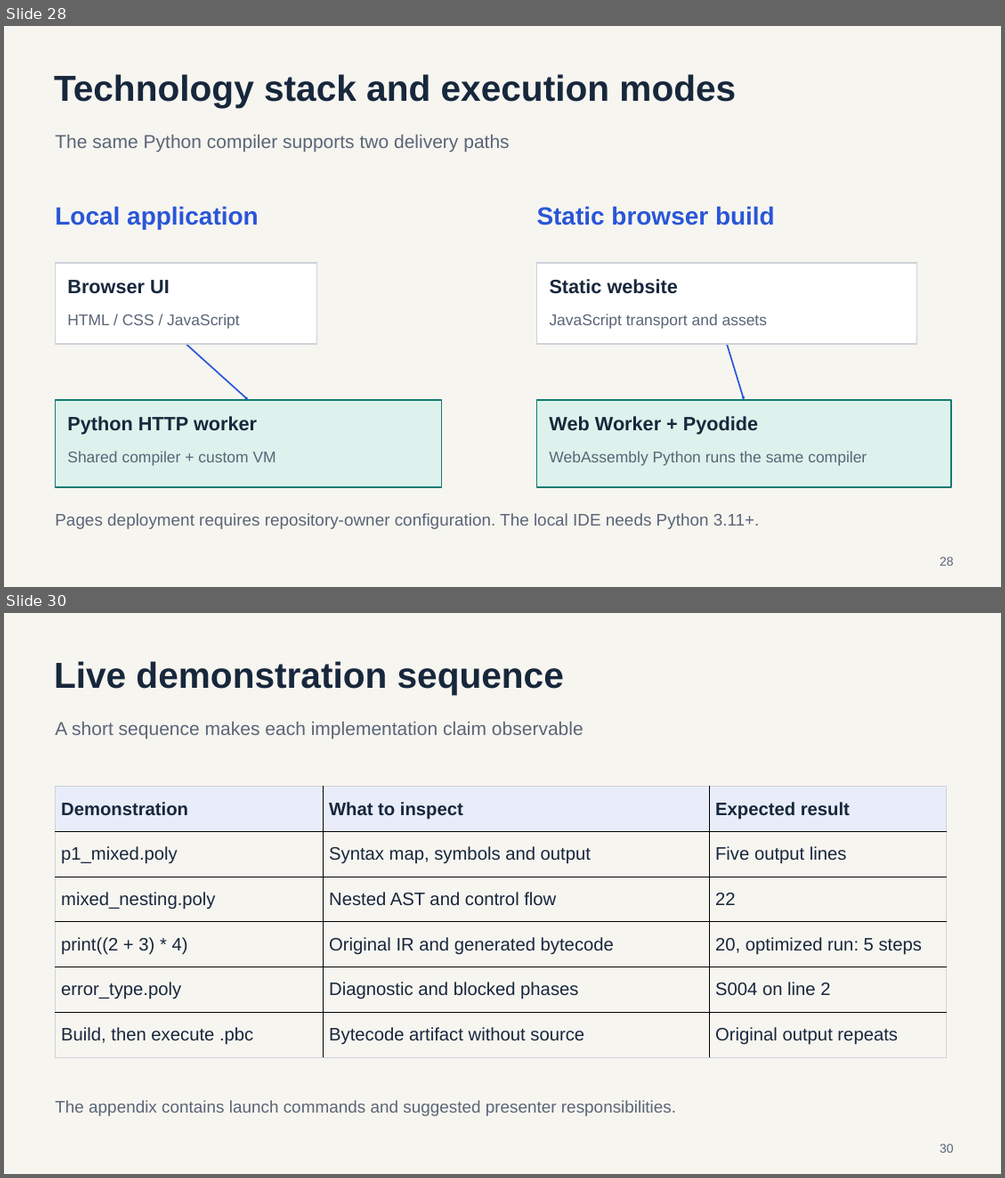
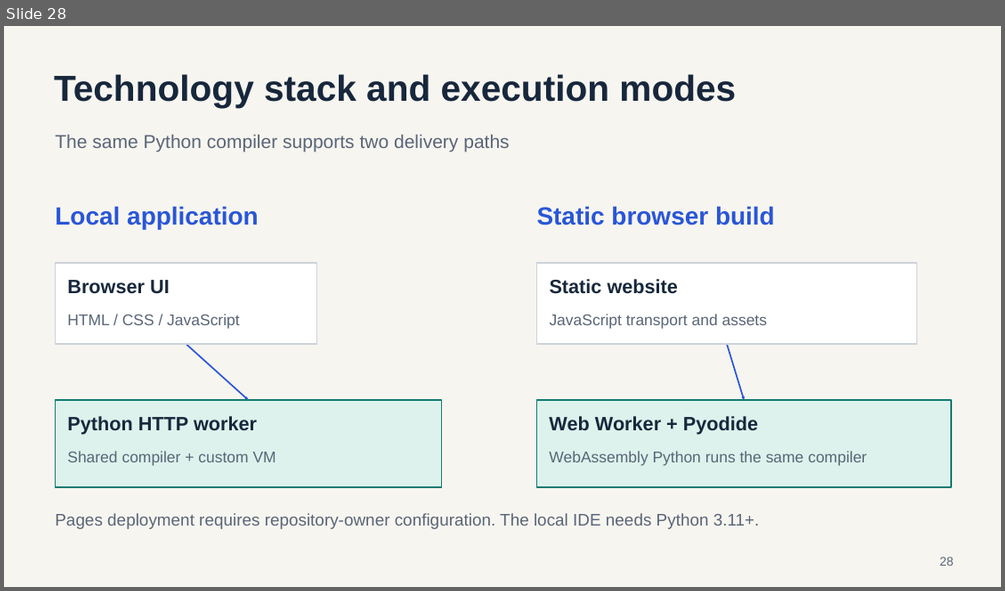
Before and after one commit to hst257/PolyGlot, a slide deck: presentation/output/PolyGlot_Compiler_Design_Redesigned.pptx. Shown one above the other, each under a label of ours: slides 28 and 30 before the commit, slide 28 after it; the slides between them are not shown. The pictures are 1005x1178 and 1005x591 pixels, drawn with LibreOffice and Linux fonts; fonts in the diff are those of the drawing. Boxes give left, top, right and bottom in pixels: in the first picture for what was removed or moved away, otherwise in the second. Text is boxed around its words. In the diff, an @@ line names an element or a change of style, - is before the commit and + after.

Commit message:
docs: shorten presentation and add working compiler screenshots

```diff
--- a/presentation/output/PolyGlot_Compiler_Design_Redesigned.pptx
+++ b/presentation/output/PolyGlot_Compiler_Design_Redesigned.pptx
@@ slide 30 removed at (4,613,1001,1174), background #F7F5F0 @@
@@ text removed at (54,661,564,695) @@
-Live demonstration sequence
@@ text removed at (55,722,583,738) @@
-A short sequence makes each implementation claim observable
@@ table removed at (55,787,946,1057), 6 rows, 3 columns @@
-Demonstration | What to inspect | Expected result
-p1_mixed.poly | Syntax map, symbols and output | Five output lines
-mixed_nesting.poly | Nested AST and control flow | 22
-print((2 + 3) * 4) | Original IR and generated bytecode | 20, optimized run: 5 steps
-error_type.poly | Diagnostic and blocked phases | S004 on line 2
-Build, then execute .pbc | Bytecode artifact without source | Original output repeats
@@ text removed at (55,1100,676,1116) @@
-The appendix contains launch commands and suggested presenter responsibilities.
@@ text removed at (939,1143,954,1152) @@
-30
```
Also in this commit, not shown: 3 slides added, 7 other slides removed, 1 other file.
